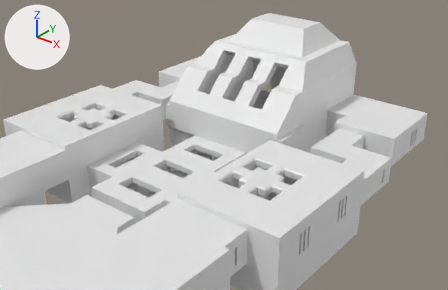
Two versions of the Blender file Maps/BotSim/Temple/Temple.blend, one commit apart.
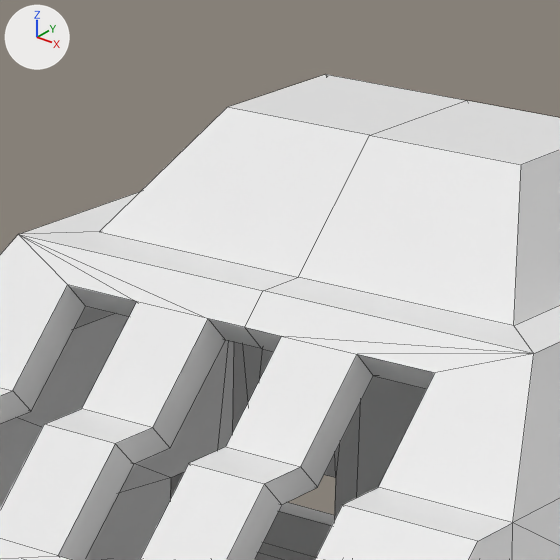
There are two pictures of each version: one whole from a camera (50 mm lens) standing at (65.5, -68.1, 56.0) and looking at (-1.1, 15.1, 4.5), one close up on the part from 47% to 69% of the width and 0% to 34% of the height. The axes (+X, +Y, +Z) are drawn at upper left. The lights are the same throughout. The close-ups show mesh edges as thin lines. Objects named as collision shapes, trigger or cutter boxes, shadow casters or lower levels of detail are left out.

Objects in the first close-up: 'TempleRoom-col', 'TempleRoomHull'.
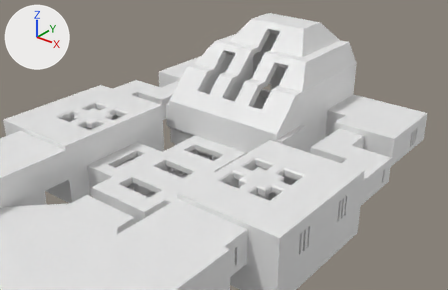
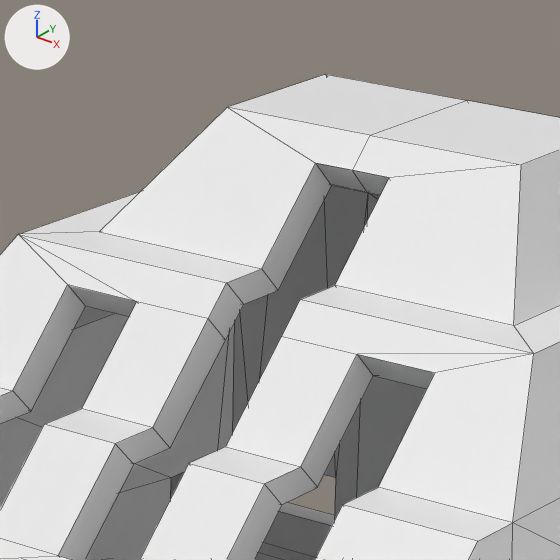
Patch to the scene script:
```diff
--- a/Maps/BotSim/Temple/Temple.blend.py
+++ b/Maps/BotSim/Temple/Temple.blend.py
@@ me_cube_003 @@
 # used by ob_templeroom_col; location = (0.0, 0.0, 0.0)
-me_cube_003.from_pydata(...)  # 104 vertices, 94 faces; spans x 0.0..13.0, y 13.0..43.0, z 0.0..24.0
+me_cube_003.from_pydata(...)  # 108 vertices, 97 faces; spans x 0.0..13.0, y 13.0..43.0, z 0.0..24.0
+# me_cube_003 part 1
+# 4 vertices are removed from x 0.0, y 23.0..27.0, z 19.0..20.0
+# 5 faces are deleted
+# 8 vertices are added at x 0.0..1.5, y 24.0..30.0, z 20.0..24.0
+# 8 new faces join them
@@ me_cube_017 @@
 me_cube_017.from_pydata(...)  # 64 vertices, 55 faces, 1 loose edge; spans x 0.0..13.5, y 12.5..44.0, z 0.0..25.0
 # used by ob_templeroomhull; location = (0.0, 0.0, 0.0)
 # verts and faces of me_cube_017; kept vertices keep their numbers, new ones are numbered from 64
 # before: 2 (8.5, 26.0, 21.0) at pixel (513, 325), 13 (10.5, 24.0, 21.0) at pixel (533, 353), 18 (0.0, 23.0, 20.0) at pixel (244, 327), 22 (1.5, 23.0, 20.0) at pixel (281, 336), 28 (4.5, 23.0, 20.0) at pixel (357, 354)
 # before: 34 (0.0, 24.0, 21.0) at pixel (263, 290), 35 (0.0, 26.0, 21.0) at pixel (298, 277), 36 (0.0, 30.0, 25.0) at pixel (369, 135), 37 (6.0, 30.0, 25.0) at pixel (521, 164)
+# me_cube_017 part 2
+delete_vertices([18, 34, 35])  # with the faces that use them
+delete_faces([(13, 22, 28)])
+verts[64] = (1.5, 24.0, 21.0)  # pixel (300, 299)
+verts[65] = (1.5, 26.0, 21.0)  # pixel (334, 285)
+verts[66] = (1.5, 29.0, 24.0)  # pixel (389, 177)
+verts[67] = (0.0, 29.0, 24.0)  # pixel (352, 170)
+faces += [(2, 65, 64, 13), (2, 37, 66, 65), (36, 67, 66, 37), (13, 64, 22, 28)]
```

Pixel boxes (x1, y1, x2, y2) of what changed, in the close-ups (560 x 560 px; the box of a moved part takes in the faces that stretch with it):
'TempleRoom-col', reshaped
    before: (0, 285, 435, 560)
    after: (0, 163, 435, 560)
part 1 of me_cube_003, built on
    before: (209, 319, 281, 352)
    after: (208, 163, 389, 340)
part 2 of me_cube_017, moved or reshaped
    both: (18, 107, 534, 354)
